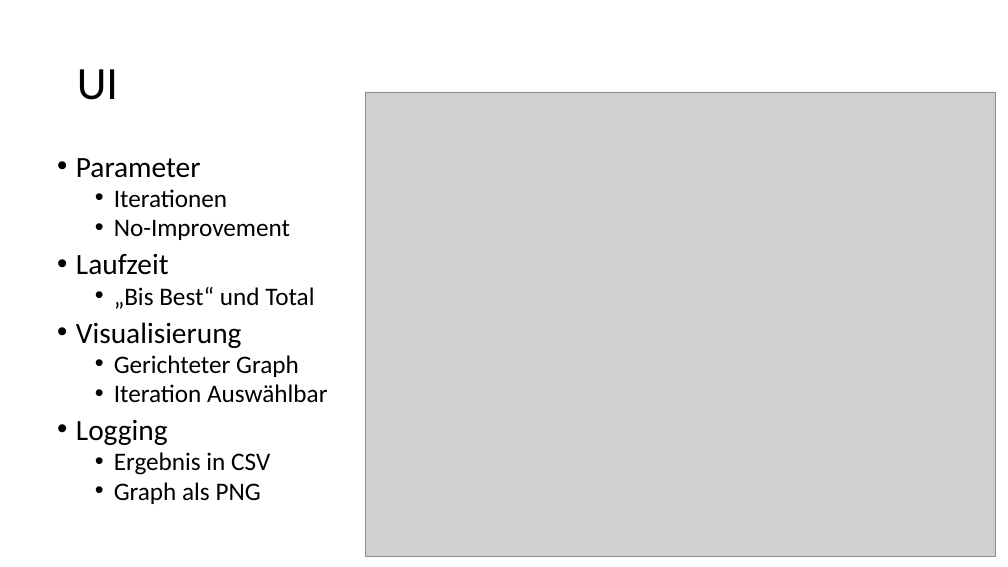
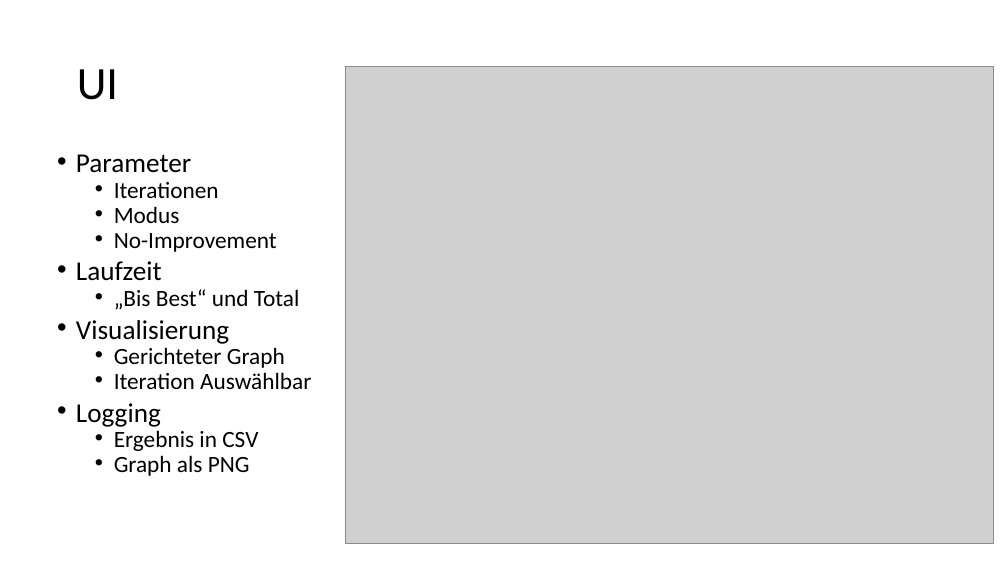
Before and after one commit to fritziF/Python-TSP-Heuristic, a slide deck: slide 8 of doc/Fritz_Svetoslav_TSP.pptx. Drawn at 1008x567 pixels with LibreOffice and Linux fonts; fonts in the diff are those of the drawing; grey boxes stand for pictures. Boxes give left, top, right and bottom in pixels: in the first picture for what was removed or moved away, otherwise in the second. Text is boxed around its words. In the diff, an @@ line names an element or a change of style, - is before the commit and + after.

```diff
--- a/doc/Fritz_Svetoslav_TSP.pptx
+++ b/doc/Fritz_Svetoslav_TSP.pptx
@@ picture: place and size @@
-picture at (365,92,996,557)
+picture at (346,67,993,543)
@@ text at (76,154,311,476): size 28 to 25.9 pt in "Parameter", "Laufzeit", "Visualisierung", "Logging"; size 24 to 22.2 pt in "Iterationen", "No-Improvement", "„Bis Best“ und Total", "Gerichteter Graph" and 3 more places; line spacing 0.8 to 0.7 @@
@@ text at (114,206,180,223): paragraph added @@
+  • Modus
```
Also in this commit, not shown: 4 other slides changed, 1 other file.
